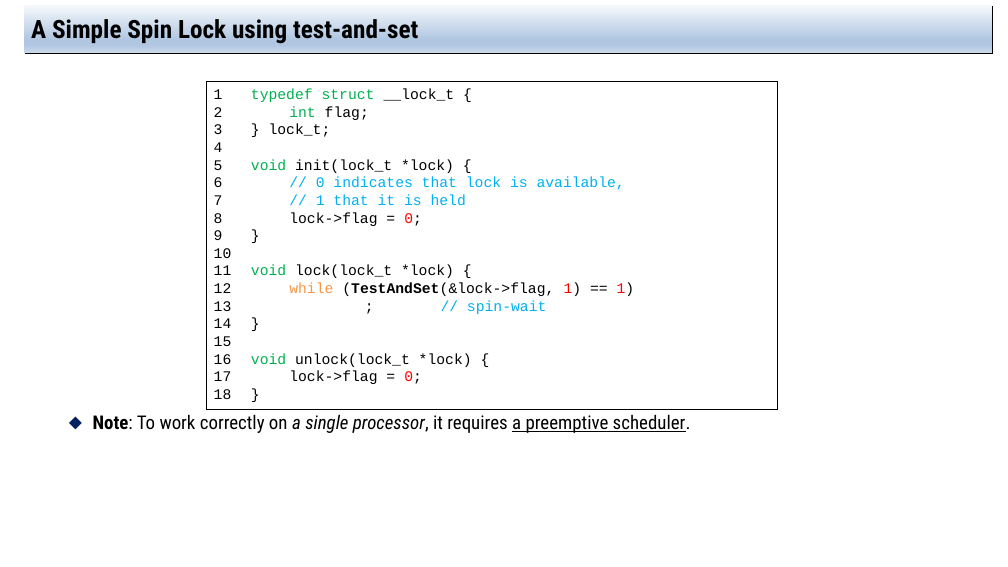
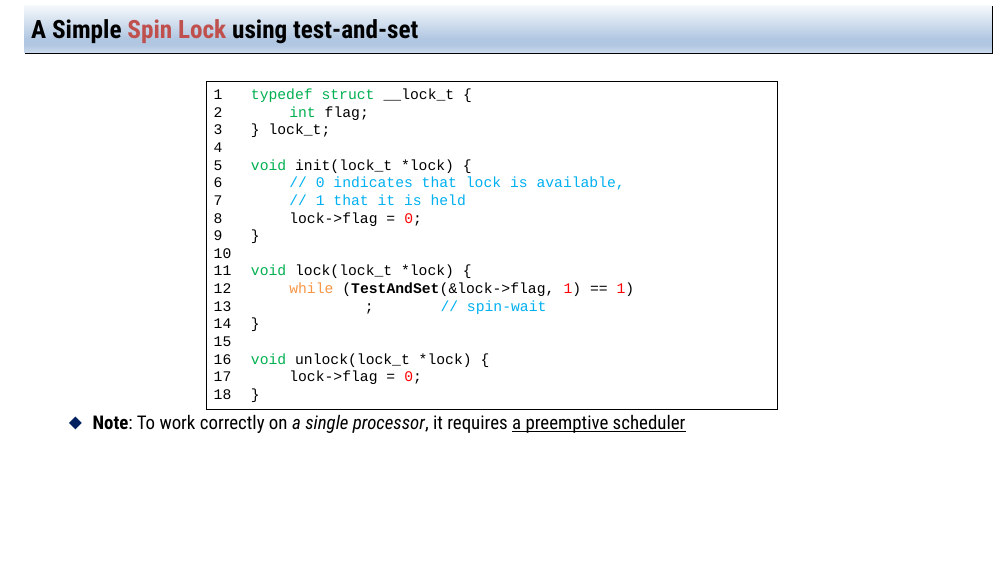
Before and after one commit to jachermocilla/extra-course-materials, a slide deck: slide 15 of cmsc125/ostep/slides/02.Concurrency/28.Locks.pptx. Drawn at 1008x567 pixels with LibreOffice and Linux fonts; fonts in the diff are those of the drawing. Boxes give left, top, right and bottom in pixels: in the first picture for what was removed or moved away, otherwise in the second. Text is boxed around its words. In the diff, an @@ line names an element or a change of style, - is before the commit and + after.

```diff
--- a/cmsc125/ostep/slides/02.Concurrency/28.Locks.pptx
+++ b/cmsc125/ostep/slides/02.Concurrency/28.Locks.pptx
@@ title "A Simple Spin Lock using ..." at [23, 5, 992, 53]: text colour #000000 to #C0504D in "Spin Lock" @@
@@ text at [93, 414, 686, 433]: text changed @@
-  ⬥ Note: To work correctly on a single processor, it requires a preemptive scheduler.
+  ⬥ Note: To work correctly on a single processor, it requires a preemptive scheduler
```
Also in this commit, not shown: 20 other slides changed, 3 other files.
